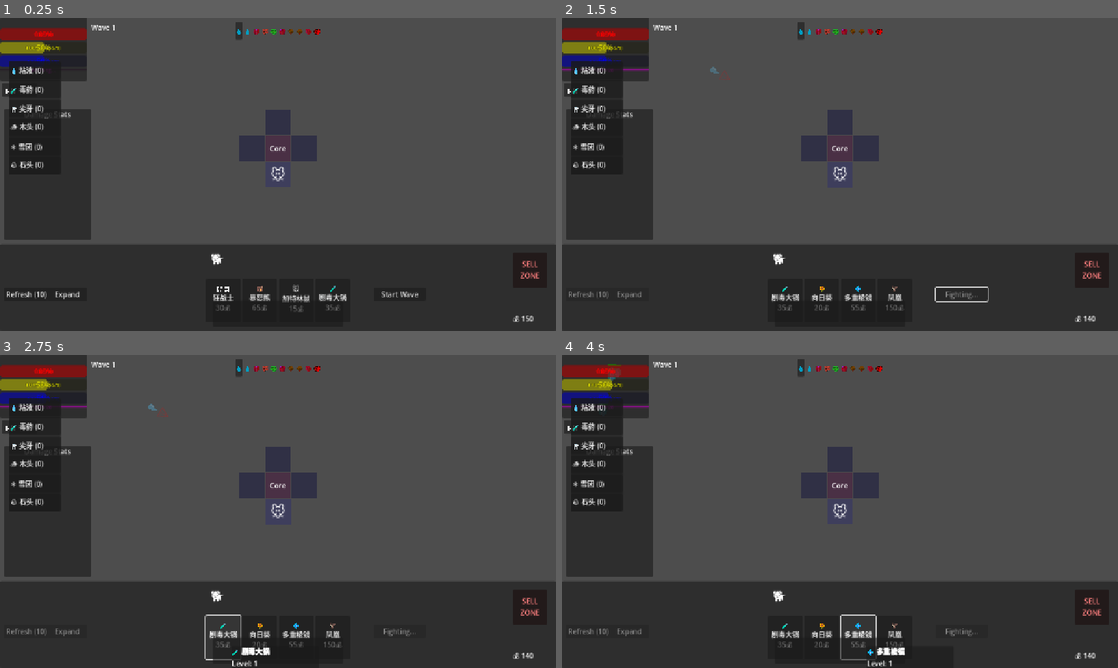
Above: before the commit, frames 1-4 (two rows, left to right).
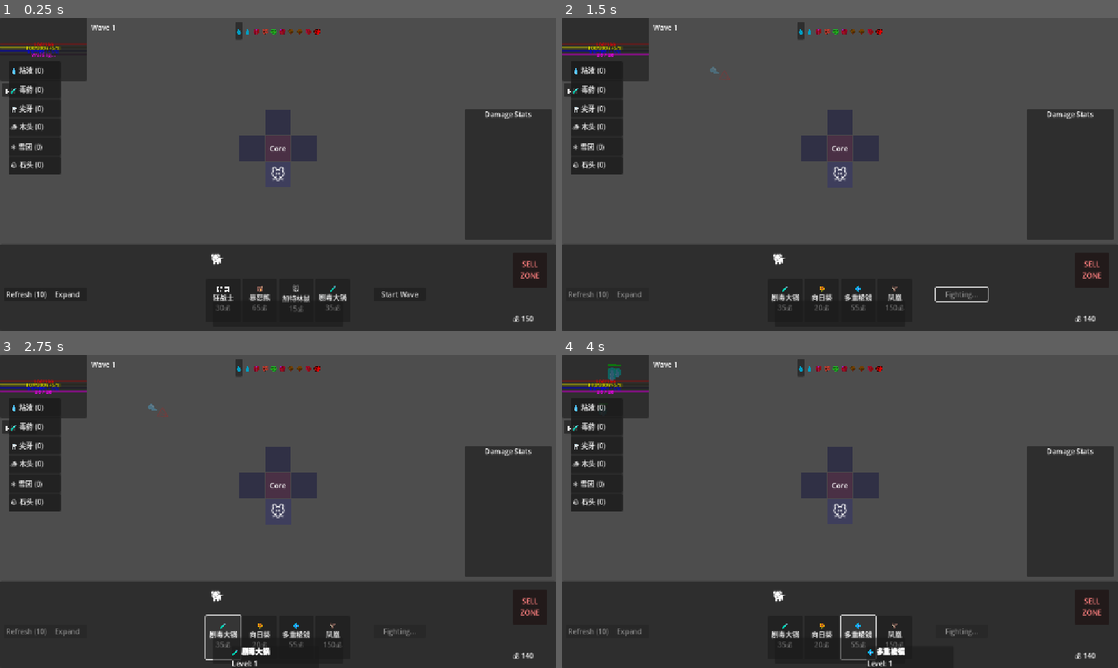
Above: after the commit, the same moments.

Repository: seekerzz/tower-html
Game: Godot game, scene res://src/Scenes/Tests/TestBenchScene.tscn
Two runs of this game, one before a commit and one after it. Both use one fixed random seed, a clock stepped at 60 frames per second and the inputs below. The project has no main scene, so this scene is started directly.
Inputs:
- Up to frame 1 (0.25 s): no input
- Up to frame 2 (1.5 s): click "Refresh (10)" at 0.5 s; click "Start Wave" at 1.25 s
- Up to frame 3 (2.75 s): click "🧪 剧毒大锅 35💰" at 2 s
- Up to frame 4 (4 s): click "🌻 向日葵 20💰" at 2.75 s; click "💠 多重棱镜 55💰" at 3.5 s

The runs differ from the first frame. In frame 1, 12% of the frame differs, in the area x 0-100%, y 3-71%; in frame 2, 12%; in frame 3, 12%; in frame 4, 12%.
Error in both runs: Invalid access to property or key '1,1' on a base object of type 'Dictionary'. (res://src/Scripts/TestBenchScene.gd:30)

Commit message:
Fix various UI layout and rendering issues
- Fixed overlap in resource bars by disabling percentage text
- Moved DamageStats panel to the right side of the screen
- Corrected expansion ghost tile alignment with grid
- Improved Shop/Bench display to prevent duplicate grid overlays and added styling for empty slots
- Ensured SkillBar waits for grid initialization properly

Diff:
--- a/src/Scenes/UI/MainGUI.tscn
+++ b/src/Scenes/UI/MainGUI.tscn
@@ -31,6 +31,7 @@
 modulate = Color(1, 0, 0, 1)
 layout_mode = 2
 value = 100.0
+show_percentage = false
 
 [node name="Label" type="Label" parent="Panel/VBoxContainer/HPBar"]
 layout_mode = 1
@@ -47,6 +48,7 @@
 modulate = Color(1, 1, 0, 1)
 layout_mode = 2
 value = 50.0
+show_percentage = false
 
 [node name="Label" type="Label" parent="Panel/VBoxContainer/FoodBar"]
 layout_mode = 1
@@ -65,6 +67,7 @@
 modulate = Color(0, 0, 1, 1)
 layout_mode = 2
 value = 50.0
+show_percentage = false
 
 [node name="Label" type="Label" parent="Panel/VBoxContainer/ManaBar"]
 layout_mode = 1
@@ -126,13 +129,16 @@
 
 [node name="DamageStats" type="Panel" parent="."]
 layout_mode = 1
-anchors_preset = 4
+anchors_preset = 6
+anchor_left = 1.0
 anchor_top = 0.5
+anchor_right = 1.0
 anchor_bottom = 0.5
-offset_left = 10.0
+offset_left = -210.0
 offset_top = -150.0
-offset_right = 210.0
+offset_right = -10.0
 offset_bottom = 150.0
+grow_horizontal = 0
 grow_vertical = 2
 
 [node name="ScrollContainer" type="ScrollContainer" parent="DamageStats"]
--- a/src/Scripts/GridManager.gd
+++ b/src/Scripts/GridManager.gd
@@ -307,7 +307,7 @@
 		ghost.set_script(GHOST_TILE_SCRIPT)
 		ghost.setup(pos.x, pos.y)
 
-		ghost.position = Vector2(pos.x * TILE_SIZE, pos.y * TILE_SIZE)
+		ghost.position = Vector2(pos.x * TILE_SIZE, pos.y * TILE_SIZE) - Vector2(30, 30)
 		# GhostTile.gd handles size/text
 
 		# Add a tooltip or text for cost
--- a/src/Scripts/UI/Shop.gd
+++ b/src/Scripts/UI/Shop.gd
@@ -49,6 +49,7 @@
 
 func update_bench_ui(bench_data: Array):
 	for child in bench_container.get_children():
+		bench_container.remove_child(child)
 		child.queue_free()
 
 	for i in range(bench_data.size()):
@@ -61,10 +62,19 @@
 		else:
 			var placeholder = Control.new()
 			placeholder.custom_minimum_size = Vector2(60, 60)
-			var rect = ColorRect.new()
-			rect.color = Color(0, 0, 0, 0.3)
-			rect.anchors_preset = 15
-			placeholder.add_child(rect)
+
+			var panel = Panel.new()
+			panel.anchors_preset = 15
+			var style = StyleBoxFlat.new()
+			style.bg_color = Color(0, 0, 0, 0.3)
+			style.border_width_left = 2
+			style.border_width_top = 2
+			style.border_width_right = 2
+			style.border_width_bottom = 2
+			style.border_color = Color(1, 1, 1, 0.2)
+			panel.add_theme_stylebox_override("panel", style)
+
+			placeholder.add_child(panel)
 			bench_container.add_child(placeholder)
 
 func refresh_shop(force: bool = false):
@@ -84,6 +94,7 @@
 	shop_items = new_items
 
 	for child in shop_container.get_children():
+		shop_container.remove_child(child)
 		child.queue_free()
 
 	for i in range(SHOP_SIZE):
--- a/src/Scripts/UI/SkillBar.gd
+++ b/src/Scripts/UI/SkillBar.gd
@@ -6,7 +6,9 @@
 
 func _ready():
 	# Wait for grid to be ready
-	await get_tree().create_timer(0.1).timeout
+	while !GameManager.grid_manager:
+		await get_tree().process_frame
+
 	refresh_skills()
 	GameManager.unit_purchased.connect(func(_u): refresh_skills())
 	GameManager.unit_sold.connect(func(_u): refresh_skills())
